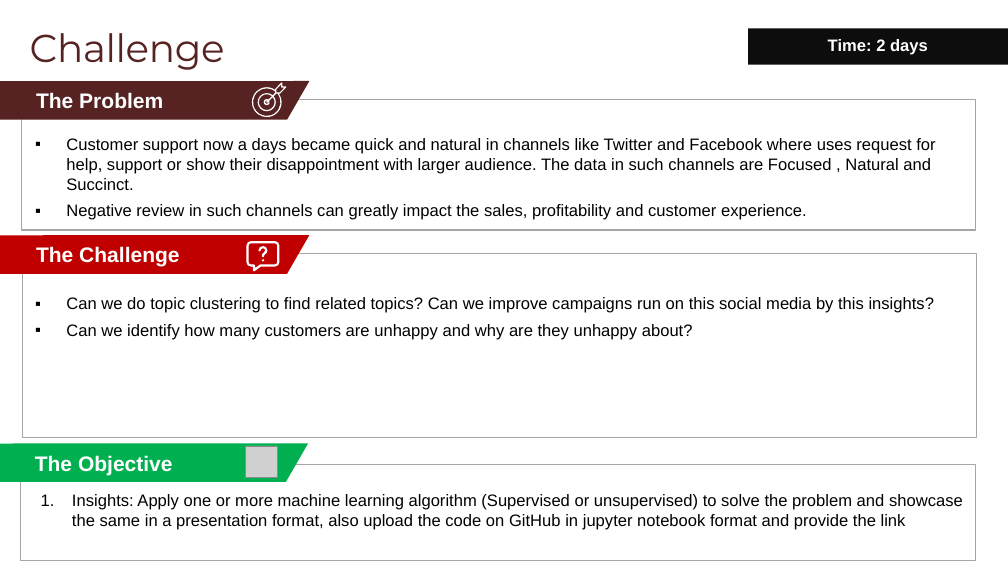
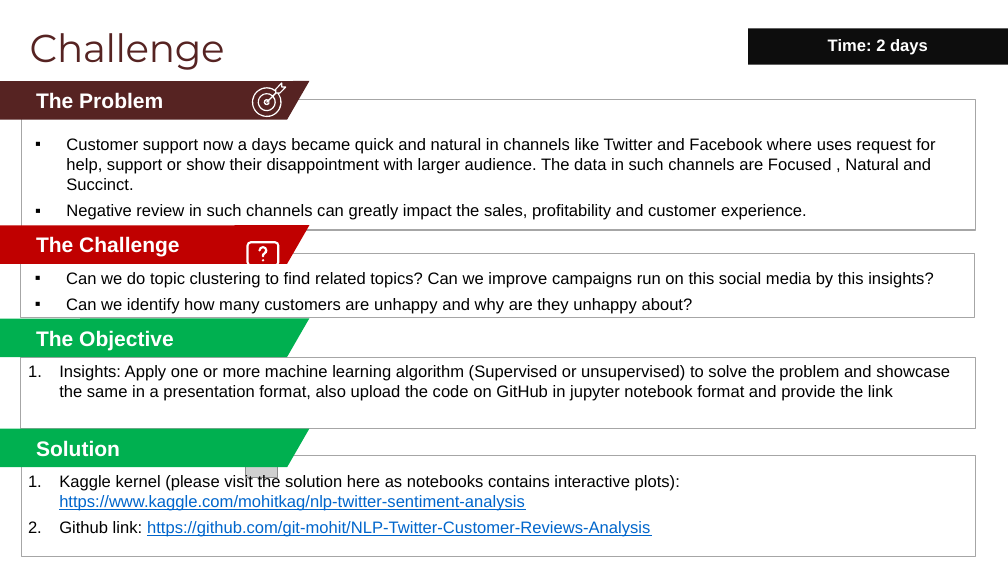
Before and after one commit to git-mohit/NLP-Twitter-Customer-Reviews-Analysis, a slide deck: slide 2 of Twitter Customer Reviews Analysis.pptx. Drawn at 1008x567 pixels with LibreOffice and Linux fonts; fonts in the diff are those of the drawing; grey boxes stand for pictures. Boxes give left, top, right and bottom in pixels: in the first picture for what was removed or moved away, otherwise in the second. Text is boxed around its words. In the diff, an @@ line names an element or a change of style, - is before the commit and + after.

Commit message:
Updated Deck for solution

```diff
--- a/Twitter Customer Reviews Analysis.pptx
+++ b/Twitter Customer Reviews Analysis.pptx
@@ freeform shape "The Challenge": place and size @@
-freeform shape "The Challenge" at (0,235,309,274)
+freeform shape "The Challenge" at (0,225,309,264)
@@ rectangle: place and size @@
-rectangle at (22,254,976,438)
+rectangle at (20,254,975,318)
@@ text "Can we do topic clustering ...": place and size @@
-text "Can we do topic clustering ..." at (66,297,934,340)
+text "Can we do topic clustering ..." at (66,272,933,314)
@@ freeform shape "The Objective": place and size @@
-freeform shape "The Objective" at (0,443,309,482)
+freeform shape "The Objective" at (0,318,309,357)
@@ text "Insights: Apply one or more ...": place and size @@
-text "Insights: Apply one or more ..." at (72,494,963,530)
+text "Insights: Apply one or more ..." at (59,365,950,401)
@@ rectangle: place and size @@
-rectangle at (21,465,976,562)
+rectangle at (20,357,975,429)
@@ freeform shape added at (0,429,309,467), fill #00B050, 20 pt, text #FFFFFF, bold @@
+Solution
@@ rectangle added at (21,456,975,557), outline #A6A6A6 1 pt @@
@@ text added at (59,474,680,537), 15.8 pt, text #0066CC, underline @@
+1. Kaggle kernel (please visit the solution here as notebooks contains interactive plots): https://www.kaggle.com/mohitkag/nlp-twitter-sentiment-analysis
+2. Github link: https://github.com/git-mohit/NLP-Twitter-Customer-Reviews-Analysis
```
